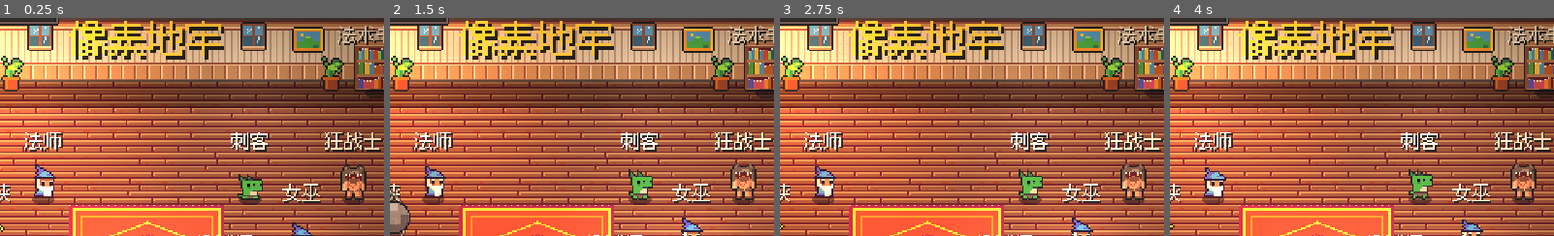
Above: before the commit, frames 1-4 (left to right).
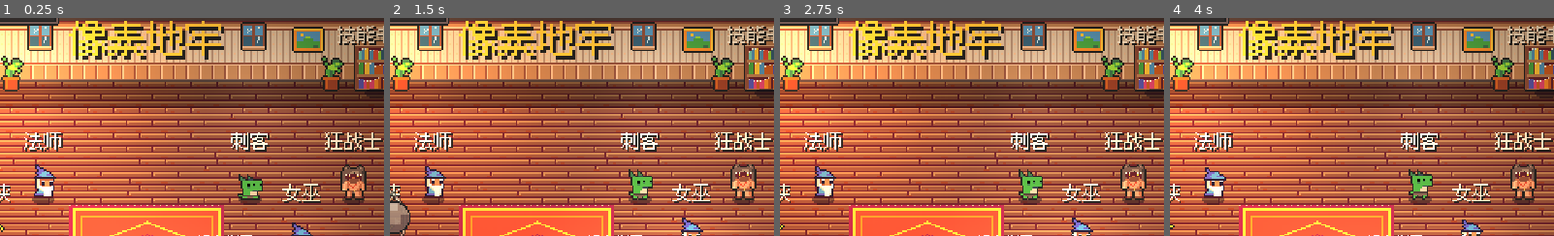
Above: after the commit, the same moments.

Repository: brondon1/game
Game: Godot game, scene res://lobby/lobby.tscn
Same seed, same stepped clock (60 frames per second), same inputs: the game is played once before the commit and once after it.
Inputs (mouse positions are % of the whole screen's width and height, from its top left):
- Up to frame 1 (0.25 s): no input
- Up to frame 2 (1.5 s): move the mouse to (73, 45) at 0.52 s; hold D (move_right) 0.53-1.25 s; hold E (interact) 0.53-1.25 s; click (73, 45) at 0.67 s; drag from (30, 55) to (66, 48) at 1.27 s
- Up to frame 3 (2.75 s): move the mouse to (60, 28) at 2.02 s; hold D (move_right) from 2.03 s (still down); hold Q (switch_weapon) from 2.03 s (still down)
- Up to frame 4 (4 s): release D (move_right) at 2.75 s; release Q (switch_weapon) at 2.75 s; drag from (45, 70) to (66, 48) at 2.77 s; move the mouse to (81, 65) at 3.52 s; press the mouse at (81, 65) at 3.53 s; hold A (move_left) from 3.53 s (still down)
The pictures show only the part of the screen within x 33-83%, y 9-59%; the shares and areas given below are measured in that part.

The runs differ from the first frame. In frame 1, 0.5% of the frame differs, in the area x 87-98%, y 3-13%; in frame 2, 0.5%; in frame 3, 0.5%; in frame 4, 0.5%.

Commit message:
女巫换成 6 个可选技能（魔药投掷、变形术、召唤使魔、诅咒、骑扫帚、魔法坩埚），一次带一个；角色可选技能做成通用机制

Diff:
--- a/autoload/game_state.gd
+++ b/autoload/game_state.gd
@@ -440,6 +440,8 @@
 ## 法师当前的流派和每个流派带的技能（流派 id → 技能下标），存档
 var mage_branch := "arcane"
 var mage_skills := {}
+## 其他有多个可选技能的角色：角色 id → 带的技能下标
+var skill_choices := {}
 
 
 func is_mage(ch: CharacterData) -> bool:
@@ -455,7 +457,27 @@
 func create_skill(ch: CharacterData) -> Skill:
 	if is_mage(ch):
 		return MageBranches.create_skill(mage_branch, mage_skill_index())
+	if not ch.skill_options.is_empty():
+		var path := ch.skill_options[clampi(skill_choice(ch), 0, ch.skill_options.size() - 1)]
+		var skill: Skill = load(path).new()
+		skill.name = path.get_file().get_basename().to_pascal_case()
+		return skill
 	return ch.skill_scene.instantiate()
+
+
+## 有多个可选技能的角色（女巫、机械师……）现在带的是第几个
+func skill_choice(ch: CharacterData) -> int:
+	return skill_choices.get(character_id(ch), 0)
+
+
+func set_skill_choice(ch: CharacterData, index: int) -> void:
+	skill_choices[character_id(ch)] = index
+	save_progress()
+
+
+## 能不能换技能（法师换流派里的技能，其他角色在 skill_options 里选）
+func has_skill_options(ch: CharacterData) -> bool:
+	return is_mage(ch) or not ch.skill_options.is_empty()
 
 
 func mage_skill_index(branch := "") -> int:
@@ -627,6 +649,7 @@
 	cfg.set_value("next_run", "buffs", next_buffs)
 	cfg.set_value("mage", "branch", mage_branch)
 	cfg.set_value("mage", "skills", mage_skills)
+	cfg.set_value("skills", "choices", skill_choices)
 	cfg.save(SAVE_PATH)
 
 
@@ -653,3 +676,4 @@
 		next_buffs.assign(cfg.get_value("next_run", "buffs", []))
 		mage_branch = cfg.get_value("mage", "branch", "arcane")
 		mage_skills = cfg.get_value("mage", "skills", {})
+		skill_choices = cfg.get_value("skills", "choices", {})
--- a/characters/character_data.gd
+++ b/characters/character_data.gd
@@ -15,6 +15,9 @@
 @export var starting_weapon: WeaponData
 ## 技能场景：根节点挂一个继承 Skill 的脚本
 @export var skill_scene: PackedScene
+## 可选技能（脚本路径，每个都继承 Skill）。填了的话一次带其中一个，在大厅和这个角色对话时切换；
+## 没填就用 skill_scene。法师的技能按流派分，见 MageBranches。
+@export var skill_options: PackedStringArray = []
 ## 贴图横向一共几帧（只有一帧的贴图填 1）
 @export var hframes := 8
 ## 在大厅里和这个角色聊天时说的话（每次聊天换下一句）
--- a/characters/engineer.tres
+++ b/characters/engineer.tres
@@ -3,7 +3,6 @@
 [ext_resource type="Script" path="res://characters/character_data.gd" id="1_script"]
 [ext_resource type="Texture2D" path="res://assets/sprites/engineer.png" id="2_tex"]
 [ext_resource type="Resource" path="res://weapons/data/bouncer.tres" id="3_weapon"]
-[ext_resource type="PackedScene" path="res://skills/deploy_turret.tscn" id="4_skill"]
 
 [resource]
 script = ExtResource("1_script")
@@ -14,5 +13,5 @@
 max_energy = 220
 speed = 95.0
 starting_weapon = ExtResource("3_weapon")
-skill_scene = ExtResource("4_skill")
-lines = PackedStringArray("锅里的魔药快熬好了，等我一下。", "弹弹枪的子弹会在墙上弹三次，房间越小越好用。", "雷电枪的电流会在敌人之间跳来跳去，挤在一起的怪最怕它。", "法杖和魔药，都是女巫的好朋友。")
+skill_options = PackedStringArray("res://skills/witch/potion_throw.gd", "res://skills/witch/polymorph.gd", "res://skills/witch/summon_familiar.gd", "res://skills/witch/curse.gd", "res://skills/witch/broom.gd", "res://skills/witch/place_cauldron.gd")
+lines = PackedStringArray("锅里的魔药快熬好了，等我一下。", "想把哪个怪变成青蛙？说吧。", "雷电枪的电流会在敌人之间跳来跳去，挤在一起的怪最怕它。", "法杖和魔药，都是女巫的好朋友。")
--- a/enemies/enemy.gd
+++ b/enemies/enemy.gd
@@ -49,6 +49,8 @@
 ## 被冰冻 / 眩晕 / 困住：这段时间里不能动、不能攻击；冰冻时受到的伤害更高
 var _stun_time := 0.0
 var _frozen := false
+## 被女巫诅咒的剩余时间：受到的伤害 +50%，死的时候炸出一圈打敌人的子弹
+var _curse_time := 0.0
 ## 被黑洞、龙卷风拖着走时的额外速度（每帧由技能设置）
 var _pull := Vector2.ZERO
 var _sprite_base_y := 0.0
@@ -105,6 +107,8 @@
 	_update_poison(delta)
 	if _dead:
 		return
+	if _curse_time > 0.0:
+		_curse_time -= delta
 	var current_speed := speed
 	if _slow_time > 0.0:
 		_slow_time -= delta
@@ -161,7 +165,7 @@
 func take_damage(amount: int, direction := Vector2.ZERO) -> void:
 	if not is_targetable():
 		return
-	if _frozen:
+	if _frozen or _curse_time > 0.0:
 		amount = ceili(amount * FROZEN_DAMAGE_MULT)
 	hp -= amount
 	_knockback = direction * knockback_strength
@@ -183,6 +187,15 @@
 	_stun_time = maxf(_stun_time, duration)
 	_frozen = _frozen or frozen
 	sprite.self_modulate = tint
+
+
+## 诅咒 duration 秒（女巫）
+func apply_curse(duration: float) -> void:
+	_curse_time = maxf(_curse_time, duration)
+
+
+func is_cursed() -> bool:
+	return _curse_time > 0.0
 
 
 func is_stunned() -> bool:
@@ -281,8 +294,19 @@
 	Events.screen_shake.emit(1.5)
 	Sound.play(Sound.ENEMY_DIE, -3.0)
 	GameState.kills += 1
+	if _curse_time > 0.0: # 诅咒：死的时候炸出一圈子弹
+		_curse_burst()
 	died.emit(self)
 	queue_free()
+
+
+func _curse_burst() -> void:
+	for i in 8:
+		var bullet: Bullet = BULLET_SCENE.instantiate()
+		get_tree().current_scene.add_child(bullet)
+		bullet.setup(Bullet.Team.PLAYER, global_position + Vector2(0, -4), TAU * i / 8.0, 180.0,
+			maxi(1, roundi(4 * GameState.damage_mult)), 140.0)
+		bullet.modulate = Color(0.8, 0.5, 1.6)
 
 
 func _drop(kind: Pickup.Kind, amount: int) -> void:
--- a/lobby/lobby.gd
+++ b/lobby/lobby.gd
@@ -149,18 +149,21 @@
 		_portal.reset()
 
 
-## 书架上放着法术书：随时都能来这里切换法师的流派和技能（正在用法师时，人群里没有法师可以对话）
+## 书架上放着技能书：正在用的角色能换技能的话（法师、女巫……）在这里换（人群里没有自己可以对话），
+## 否则打开法师的流派和技能
 func _add_spellbook_shelf() -> void:
 	var shelf: LobbyNpc = NPC_SCENE.instantiate()
-	shelf.display_name = "法术书架"
+	shelf.display_name = "技能书架"
 	shelf.texture = load(HOME + "bookshelf.png")
 	shelf.show_sprite = false
 	shelf.action = "翻阅"
 	shelf.position = SHELF_POS
 	shelf.talked.connect(func(_npc: LobbyNpc) -> void:
-		var mage: LobbyNpc = _npcs.filter(func(n: LobbyNpc) -> bool: return GameState.is_mage(n.character)).front()
-		_on_npc_talked(mage)
-		_show_mage_skill())
+		var own := GameState.has_skill_options(GameState.character)
+		var who: LobbyNpc = _npcs.filter(func(n: LobbyNpc) -> bool:
+			return n.character == GameState.character if own else GameState.is_mage(n.character)).front()
+		_on_npc_talked(who)
+		_show_skill())
 	entities.add_child(shelf)
 
 
@@ -295,10 +298,11 @@
 		buttons.append(["升级：%s（%s %d 经验）" % [GameState.next_reward_text(ch), "花费" if can else "需要",
 			GameState.upgrade_cost(level)], _upgrade, not can])
 	if GameState.is_mage(ch): # 法师：切换流派、换这个流派带的技能（一次只能带一个）
-		var index := GameState.mage_skill_index()
-		var count := MageBranches.skill_count(GameState.mage_branch)
 		buttons.append(["流派：%s ▸" % MageBranches.branch_name(GameState.mage_branch), _next_branch])
-		buttons.append(["技能：%s（%d/%d）▸" % [_mage_skill_info().name, index + 1, count], _next_mage_skill])
+	if GameState.has_skill_options(ch): # 有多个技能可选的角色：一次只能带一个
+		var index := GameState.mage_skill_index() if GameState.is_mage(ch) else GameState.skill_choice(ch)
+		var count := MageBranches.skill_count(GameState.mage_branch) if GameState.is_mage(ch) else ch.skill_options.size()
+		buttons.append(["技能：%s（%d/%d）▸" % [_skill_info(ch).name, index + 1, count], _next_skill])
 	buttons.append(["选这个角色", _select])
 	buttons.append(["离开", dialog.close])
 	return buttons
@@ -306,17 +310,19 @@
 
 # ---------- 法师流派 ----------
 
-## 当前流派带的技能：名字、说明、冷却
-func _mage_skill_info() -> Dictionary:
-	var skill := MageBranches.create_skill(GameState.mage_branch, GameState.mage_skill_index())
+## 角色现在带的技能：名字、说明、冷却
+func _skill_info(ch: CharacterData) -> Dictionary:
+	var skill := GameState.create_skill(ch)
 	var info := {"name": skill.display_name, "desc": skill.description, "cooldown": skill.cooldown}
 	skill.free()
 	return info
 
 
-func _show_mage_skill() -> void:
-	var info := _mage_skill_info()
-	dialog.set_body("【%s】%s：%s（冷却 %d 秒）" % [MageBranches.branch_name(GameState.mage_branch), info.name, info.desc, roundi(info.cooldown)])
+func _show_skill() -> void:
+	var ch := _talking.character
+	var info := _skill_info(ch)
+	var prefix := "【%s】" % MageBranches.branch_name(GameState.mage_branch) if GameState.is_mage(ch) else ""
+	dialog.set_body("%s%s：%s（冷却 %d 秒）" % [prefix, info.name, info.desc, roundi(info.cooldown)])
 	dialog.set_buttons(_npc_buttons())
 
 
@@ -326,18 +332,22 @@
 	_mage_changed()
 
 
-func _next_mage_skill() -> void:
-	GameState.set_mage_skill((GameState.mage_skill_index() + 1) % MageBranches.skill_count(GameState.mage_branch))
+func _next_skill() -> void:
+	var ch := _talking.character
+	if GameState.is_mage(ch):
+		GameState.set_mage_skill((GameState.mage_skill_index() + 1) % MageBranches.skill_count(GameState.mage_branch))
+	else:
+		GameState.set_skill_choice(ch, (GameState.skill_choice(ch) + 1) % ch.skill_options.size())
 	_mage_changed()
 
 
-## 换了流派或技能：对话框、法师的外观、（正在用法师的话）玩家的外观和技能都跟着换
+## 换了流派或技能：对话框、角色的外观、（正在用这个角色的话）玩家的外观和技能都跟着换
 func _mage_changed() -> void:
 	Sound.play(Sound.CLICK, -4.0, 0.0)
 	_talking.refresh_look()
 	dialog.portrait.texture = _talking.character.icon()
-	_show_mage_skill()
-	if GameState.is_mage(GameState.character):
+	_show_skill()
+	if _talking.character == GameState.character:
 		_respawn_player(player.global_position)
 
 
--- a/skills/mage/mage_skill.gd
+++ b/skills/mage/mage_skill.gd
@@ -1,6 +1,6 @@
 class_name MageSkill
 extends Skill
-## 元素法师技能的基类：放一些各流派技能都要用的小工具（找敌人、清子弹、按伤害倍率算伤害……）。
+## 法术类技能的基类（法师各流派、女巫都用）：放一些技能都要用的小工具（找敌人、清子弹、按伤害倍率算伤害……）。
 ## 每个技能在 _init() 里写自己的名字、说明、冷却和持续时间。
 
 const SKILL_SPRITES := "res://assets/sprites/skills/"
--- /dev/null
+++ b/skills/witch/broom.gd
@@ -0,0 +1,49 @@
+extends MageSkill
+## 女巫【骑扫帚】：骑上扫帚飞 3 秒：移速 +80%，子弹打不到，一路往身后丢魔药炸弹。
+
+var _broom: Sprite2D
+var _drop_timer := 0.0
+
+
+func _init() -> void:
+	display_name = "骑扫帚"
+	description = "骑扫帚飞 3 秒：移速 +80%、子弹打不到，沿路丢魔药炸弹（6 点伤害）"
+	cooldown = 10.0
+	duration = 3.0
+
+
+func _activate() -> void:
+	GameState.speed_mult += 0.8
+	player.shield_for(duration)
+	_broom = sprite_fx("broom.png", player, Vector2(-2, -2))
+	_broom.z_index = -1
+	player.sprite.position.y -= 4.0 # 飞起来一点
+	_drop_timer = 0.2
+
+
+func _physics_process(delta: float) -> void:
+	super(delta)
+	if not is_active() or not is_instance_valid(player):
+		return
+	_broom.flip_h = player.sprite.flip_h
+	_drop_timer -= delta
+	if _drop_timer > 0.0:
+		return
+	_drop_timer = 0.4
+	var spot := player.global_position
+	var bomb := sprite_fx("../potion.png", world(), spot + Vector2(0, -4))
+	bomb.modulate = Color(1.6, 0.6, 0.4)
+	var tween := bomb.create_tween()
+	tween.tween_property(bomb, "position:y", spot.y, 0.25)
+	tween.tween_interval(0.25)
+	tween.tween_callback(func() -> void:
+		Explosion.spawn(bomb.get_parent(), spot, 22.0, dmg(6), Bullet.Team.PLAYER)
+		bomb.queue_free())
+
+
+func _end() -> void:
+	GameState.speed_mult -= 0.8
+	if is_instance_valid(_broom):
+		_broom.queue_free()
+	if is_instance_valid(player):
+		player.sprite.position.y += 4.0
--- /dev/null
+++ b/skills/witch/cauldron.gd
@@ -0,0 +1,68 @@
+class_name Cauldron
+extends Node2D
+## 女巫的魔法坩埚：站在旁边每秒回能量、每 2 秒回 1 点血（最多 3 点），坩埚自己往附近的敌人吐毒泡泡。
+
+const BULLET_SCENE := preload("res://weapons/bullet.tscn")
+const RANGE := 36.0
+
+var lifetime := 8.0
+var damage := 3
+var _healed := 0
+var _tick := 0.0
+var _heal_tick := 0.0
+var _fire_timer := 0.0
+var _sprite: Sprite2D
+
+
+func _ready() -> void:
+	_sprite = Sprite2D.new()
+	_sprite.texture = preload("res://assets/sprites/skills/cauldron.png")
+	_sprite.hframes = 2
+	_sprite.offset = Vector2(0, -7)
+	add_child(_sprite)
+	BlobShadow.add_to(self, 1.2)
+	var light := PointLight2D.new()
+	light.texture = preload("res://common/light_texture.tres")
+	light.color = Color(0.6, 1.0, 0.4)
+	light.energy = 0.6
+	light.position = Vector2(0, -10)
+	add_child(light)
+	scale = Vector2(0.2, 0.2)
+	create_tween().tween_property(self, "scale", Vector2.ONE, 0.25).set_trans(Tween.TRANS_BACK)
+
+
+func _physics_process(delta: float) -> void:
+	lifetime -= delta
+	if lifetime <= 0.0:
+		HitEffect.spawn(get_parent(), global_position, Color("97da3f"), 10, 1.0, true)
+		queue_free()
+		return
+	_sprite.frame = int(lifetime * 4.0) % 2
+	var player := get_tree().get_first_node_in_group("player") as Player
+	if player and player.global_position.distance_to(global_position) <= RANGE:
+		_tick -= delta
+		if _tick <= 0.0:
+			_tick = 1.0
+			GameState.add_energy(8)
+		_heal_tick -= delta
+		if _heal_tick <= 0.0 and _healed < 3 and GameState.hp < GameState.max_hp:
+			_heal_tick = 2.0
+			_healed += 1
+			GameState.heal(1)
+			HitEffect.spawn(get_parent(), player.global_position + Vector2(0, -8), Color("97da3f"), 6, 0.6)
+	_fire_timer -= delta
+	if _fire_timer > 0.0:
+		return
+	for node in get_tree().get_nodes_in_group("enemies"):
+		var enemy := node as Enemy
+		if enemy and enemy.is_targetable() and enemy.global_position.distance_to(global_position) < 140.0:
+			_fire_timer = 0.6
+			var bullet: Bullet = BULLET_SCENE.instantiate()
+			get_tree().current_scene.add_child(bullet)
+			var from := global_position + Vector2(0, -14)
+			bullet.setup(Bullet.Team.PLAYER, from, from.angle_to_point(enemy.global_position + Vector2(0, -4)), 150.0,
+				maxi(1, roundi(damage * GameState.damage_mult)), 180.0)
+			bullet.poison_duration = 2.0
+			bullet.modulate = Color(0.7, 1.6, 0.5)
+			Sound.play(Sound.ENEMY_SHOT, -14.0)
+			return
--- /dev/null
+++ b/skills/witch/curse.gd
@@ -0,0 +1,19 @@
+extends MageSkill
+## 女巫【诅咒】：诅咒周围所有敌人 6 秒：受到的伤害 +50%，死的时候炸出一圈打敌人的子弹。
+
+const TIME := 6.0
+
+
+func _init() -> void:
+	display_name = "诅咒"
+	description = "诅咒周围敌人 6 秒：受到伤害 +50%，死时炸出一圈子弹"
+	cooldown = 12.0
+
+
+func _activate() -> void:
+	for enemy in enemies_near(player.global_position, 120.0):
+		enemy.apply_curse(TIME)
+		overlay(enemy, "curse.png", TIME * (2.0 if enemy is Boss else 1.0), Vector2(0, -26))
+	SlashEffect.spawn(world(), center(), 0.0, 60.0, TAU, Color("8b88e0"))
+	HitEffect.spawn(world(), center(), Color("5956bd"), 16, 1.4)
+	Sound.play(Sound.BUFF, -2.0)
--- /dev/null
+++ b/skills/witch/familiar.gd
@@ -0,0 +1,58 @@
+class_name Familiar
+extends Node2D
+## 女巫的黑猫使魔：绕着女巫飞，自动朝附近的敌人吐魔法弹，撞上它的敌方子弹会被挡掉。
+
+const BULLET_SCENE := preload("res://weapons/bullet.tscn")
+
+var owner_player: Player
+var lifetime := 10.0
+var damage := 3
+var _angle := 0.0
+var _fire_timer := 0.0
+var _sprite: Sprite2D
+
+
+func _ready() -> void:
+	_sprite = Sprite2D.new()
+	_sprite.texture = preload("res://assets/sprites/skills/familiar.png")
+	_sprite.hframes = 2
+	add_child(_sprite)
+	z_index = 2
+	HitEffect.spawn(get_parent(), global_position, Color("8b88e0"), 10, 1.0)
+
+
+func _physics_process(delta: float) -> void:
+	lifetime -= delta
+	if lifetime <= 0.0 or not is_instance_valid(owner_player):
+		HitEffect.spawn(get_parent(), global_position, Color("8b88e0"), 8, 0.8)
+		queue_free()
+		return
+	if lifetime < 1.5:
+		visible = int(lifetime * 10.0) % 2 == 0
+	_angle += delta * 2.5
+	global_position = owner_player.global_position + Vector2.from_angle(_angle) * Vector2(22, 14) + Vector2(0, -14)
+	_sprite.frame = int(lifetime * 8.0) % 2
+	for node in get_tree().get_nodes_in_group("enemy_bullets"): # 挡子弹
+		var bullet := node as Bullet
+		if bullet and not bullet.is_queued_for_deletion() and bullet.global_position.distance_to(global_position) < 8.0:
+			bullet.destroy()
+	_fire_timer -= delta
+	if _fire_timer > 0.0:
+		return
+	var target: Enemy = null
+	var best := 160.0
+	for node in get_tree().get_nodes_in_group("enemies"):
+		var enemy := node as Enemy
+		if enemy and enemy.is_targetable() and enemy.global_position.distance_to(global_position) < best:
+			best = enemy.global_position.distance_to(global_position)
+			target = enemy
+	if target == null:
+		return
+	_fire_timer = 0.5
+	_sprite.flip_h = target.global_position.x < global_position.x
+	var bullet: Bullet = BULLET_SCENE.instantiate()
+	get_tree().current_scene.add_child(bullet)
+	bullet.setup(Bullet.Team.PLAYER, global_position, global_position.angle_to_point(target.global_position + Vector2(0, -4)),
+		230.0, maxi(1, roundi(damage * GameState.damage_mult)), 200.0)
+	bullet.modulate = Color(0.8, 0.5, 1.6)
+	Sound.play(Sound.SHOOT, -14.0)
--- /dev/null
+++ b/skills/witch/place_cauldron.gd
@@ -0,0 +1,13 @@
+extends MageSkill
+## 女巫【魔法坩埚】：在脚下放一口坩埚 8 秒（回能量、回血、吐毒泡泡打敌人）。
+
+func _init() -> void:
+	display_name = "魔法坩埚"
+	description = "放一口坩埚 8 秒：站在旁边回能量和生命（最多 3 点），坩埚吐毒泡泡打附近敌人"
+	cooldown = 16.0
+
+
+func _activate() -> void:
+	var pot := Cauldron.new()
+	pot.position = reach_point(player.global_position, Vector2.DOWN, 14.0, 6.0)
+	world().add_child(pot)
--- /dev/null
+++ b/skills/witch/polymorph.gd
@@ -0,0 +1,40 @@
+extends MageSkill
+## 女巫【变形术】：把最近的 3 个敌人变成青蛙 4 秒：不能攻击、只会原地蹦，受到的伤害 +50%。
+## Boss 不会被变形，改成减速。
+
+const FROG := preload("res://assets/sprites/skills/frog.png")
+const TIME := 4.0
+
+
+func _init() -> void:
+	display_name = "变形术"
+	description = "把最近的 3 个敌人变成青蛙 4 秒（不能攻击，受到伤害 +50%），Boss 改成减速"
+	cooldown = 10.0
+
+
+func _activate() -> void:
+	for enemy in nearest_enemies(player.global_position, 150.0, 3):
+		HitEffect.spawn(world(), enemy.global_position + Vector2(0, -6), Color("97da3f"), 10, 1.0, true)
+		if enemy is Boss:
+			enemy.apply_slow(3.0)
+			continue
+		enemy.apply_stun(TIME, Color.WHITE, true)
+		enemy.sprite.visible = false
+		var frog := Sprite2D.new()
+		frog.texture = FROG
+		frog.hframes = 2
+		frog.offset = Vector2(0, -5)
+		enemy.add_child(frog)
+		var tween := frog.create_tween().set_loops(int(TIME / 0.5))
+		tween.tween_callback(func() -> void: frog.frame = 1)
+		tween.tween_property(frog, "position:y", -4.0, 0.15)
+		tween.tween_property(frog, "position:y", 0.0, 0.15)
+		tween.tween_callback(func() -> void: frog.frame = 0)
+		tween.tween_interval(0.2)
+		var undo := enemy.create_tween()
+		undo.tween_interval(TIME)
+		undo.tween_callback(func() -> void:
+			frog.queue_free()
+			enemy.sprite.visible = true
+			HitEffect.spawn(enemy.get_parent(), enemy.global_position + Vector2(0, -6), Color("97da3f"), 6, 0.8, true))
+	Sound.play(Sound.BUFF, -4.0)
--- /dev/null
+++ b/skills/witch/potion_throw.gd
@@ -0,0 +1,51 @@
+extends MageSkill
+## 女巫【魔药投掷】：往敌人扎堆的地方扔一瓶随机魔药（扔出去才知道是哪种）：
+## 爆炸（范围伤害）/ 冰冻（冻住一片）/ 剧毒（留一摊毒液）/ 治疗（在自己脚下洒一片回血区）
+
+enum Kind { BOOM, FREEZE, POISON, HEAL }
+
+const COLORS := {Kind.BOOM: Color(1.6, 0.6, 0.4), Kind.FREEZE: Color(0.6, 1.0, 1.8),
+	Kind.POISON: Color(0.6, 1.5, 0.5), Kind.HEAL: Color(1.0, 1.0, 1.0)}
+const FLIGHT := 0.45
+
+
+func _init() -> void:
+	display_name = "魔药投掷"
+	description = "扔一瓶随机魔药：爆炸 / 冰冻 / 剧毒 / 治疗"
+	cooldown = 6.0
+
+
+func _activate() -> void:
+	var kind: Kind = Kind.values().pick_random()
+	if kind == Kind.HEAL and GameState.hp >= GameState.max_hp:
+		kind = Kind.BOOM # 满血时治疗药水没用，换成爆炸
+	var spot := player.global_position if kind == Kind.HEAL else target_spot()
+	var bottle := sprite_fx("../potion.png", world(), center())
+	bottle.modulate = COLORS[kind]
+	bottle.z_index = 10
+	var from := center()
+	var tween := bottle.create_tween()
+	tween.tween_method(func(t: float) -> void: # 抛物线飞过去，边飞边转
+		bottle.global_position = from.lerp(spot, t) + Vector2(0, -sin(t * PI) * 30.0)
+		bottle.rotation = t * TAU * 1.5, 0.0, 1.0, FLIGHT)
+	tween.tween_callback(func() -> void:
+		bottle.queue_free()
+		_splash(kind, spot))
+	Sound.play(Sound.THROW, -2.0)
+
+
+func _splash(kind: Kind, spot: Vector2) -> void:
+	if not is_instance_valid(player):
+		return
+	Sound.play(Sound.CRATE_BREAK, -4.0)
+	match kind:
+		Kind.BOOM:
+			Explosion.spawn(world(), spot, 38.0, dmg(12), Bullet.Team.PLAYER)
+		Kind.FREEZE:
+			for enemy in enemies_near(spot, 40.0):
+				enemy.apply_stun(2.0, Color(0.55, 0.85, 1.6), true)
+			HitEffect.spawn(world(), spot, Color("cae6f5"), 16, 1.3)
+		Kind.POISON:
+			zone(spot, 36.0, 5.0, SkillZone.Kind.POISON, dmg(2))
+		Kind.HEAL:
+			zone(spot, 30.0, 4.5, SkillZone.Kind.HEAL, 1)
--- /dev/null
+++ b/skills/witch/summon_familiar.gd
@@ -0,0 +1,14 @@
+extends MageSkill
+## 女巫【召唤使魔】：召唤一只黑猫使魔绕着自己飞 10 秒，自动打敌人、挡子弹。
+
+func _init() -> void:
+	display_name = "召唤使魔"
+	description = "黑猫使魔绕身飞 10 秒：每 0.5 秒吐一颗魔法弹（3 点伤害），挡掉撞上的子弹"
+	cooldown = 14.0
+
+
+func _activate() -> void:
+	var cat := Familiar.new()
+	cat.owner_player = player
+	cat.position = center()
+	world().add_child(cat)
Binary file added: assets/sprites/skills/broom.png
Not shown, added: assets/sprites/skills/broom.png.import
Binary file added: assets/sprites/skills/cauldron.png
Not shown, added: assets/sprites/skills/cauldron.png.import
Binary file added: assets/sprites/skills/curse.png
Not shown, added: assets/sprites/skills/curse.png.import
Binary file added: assets/sprites/skills/familiar.png
Not shown, added: assets/sprites/skills/familiar.png.import
Binary file added: assets/sprites/skills/frog.png
Not shown, added: assets/sprites/skills/frog.png.import
Not shown, added: skills/witch/broom.gd.uid
Not shown, added: skills/witch/cauldron.gd.uid
(and 6 more such lines)
